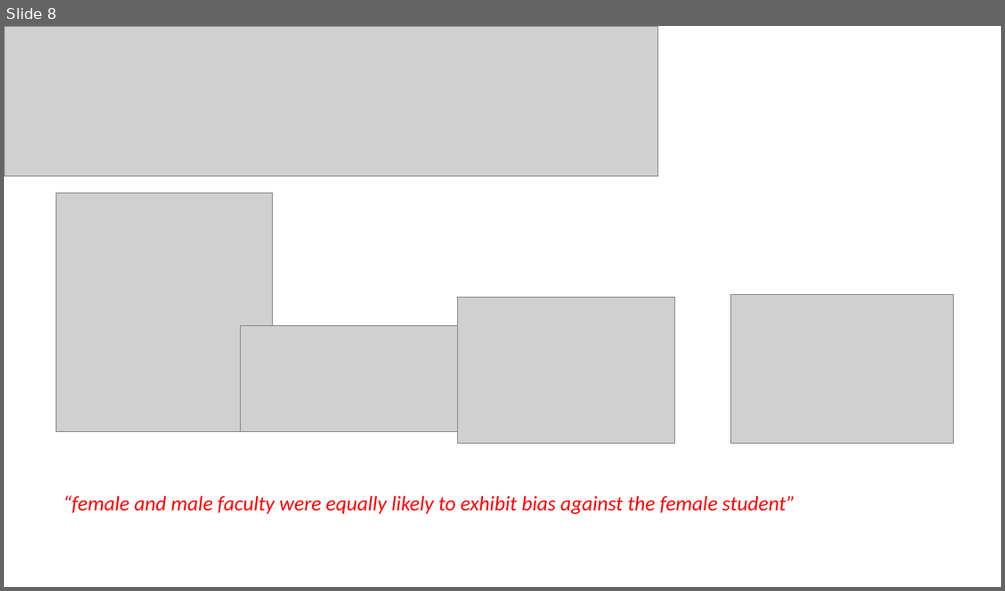
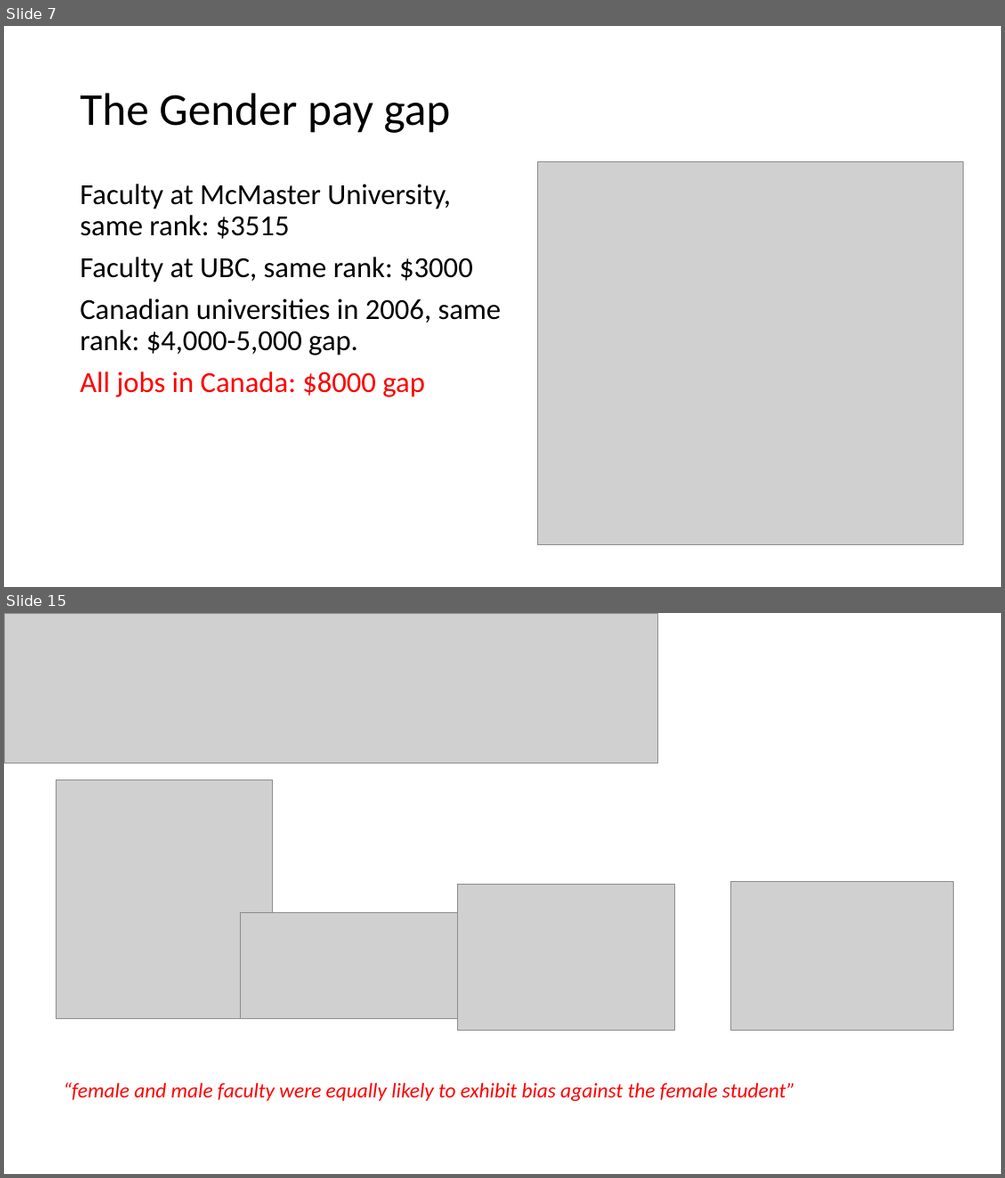
Before and after one commit to JoeyBernhardt/GRC-power-hour, a slide deck: presentations/GRC-power-hour.pptx. Shown one above the other, each under a label of ours: slide 8 before the commit, slides 7 and 15 after it; the slides between them are not shown. The pictures are 1005x591 and 1005x1178 pixels, drawn with LibreOffice and Linux fonts; fonts in the diff are those of the drawing; grey boxes stand for pictures. Boxes give left, top, right and bottom in pixels: in the first picture for what was removed or moved away, otherwise in the second. Text is boxed around its words. In the diff, an @@ line names an element or a change of style, - is before the commit and + after.

```diff
--- a/presentations/GRC-power-hour.pptx
+++ b/presentations/GRC-power-hour.pptx
@@ slide 7 added at [4,26,1001,587], background #FFFFFF @@
@@ title added at [80,93,451,133], 44 pt, text #000000 @@
+The Gender pay gap
@@ text added at [80,184,502,397], 28 pt, text #000000 @@
+Faculty at McMaster University, same rank: $3515
+Faculty at UBC, same rank: $3000
+Canadian universities in 2006, same rank: $4,000-5,000 gap.
+All jobs in Canada: $8000 gap
@@ picture added at [537,161,963,545] @@
@@ what was slide 8 is now slide 15 @@
```
Also in this commit, not shown: 4 slides changed, 18 other slides added, 3 other files.
